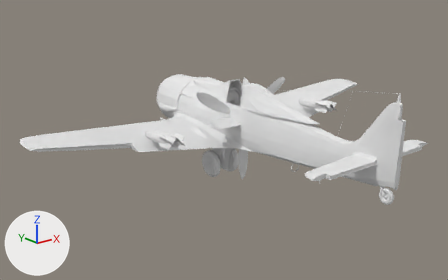
Before and after pictures for a commit that changed the Blender file blender/plane_center.blend.
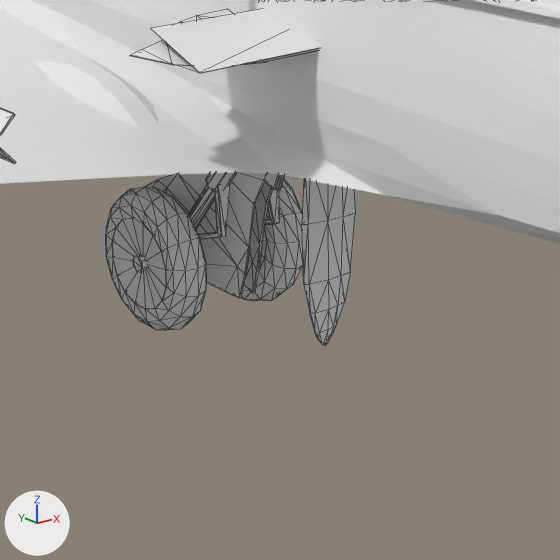
Each version appears first whole from a 50 mm camera at (-9.67, -11.27, 4.07) aimed at (-0.74, -0.11, -0.39), and next in a close-up on the part from 41% to 64% of the width and 41% to 78% of the height. Lighting does not change. The marker at lower left points along +X, +Y and +Z. The close-ups show mesh edges as thin lines.

In view in the first close-up: 'left_flap', 'left_wheel', 'main_block', 'propeller', 'righ_wheel', 'right_flap'.
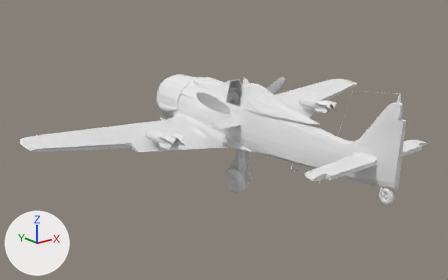
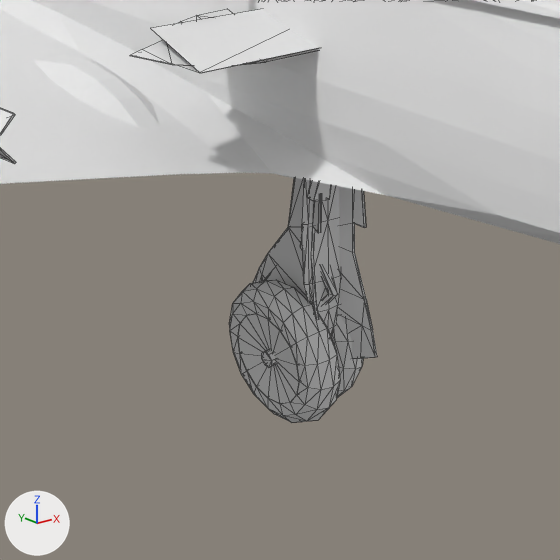
Commit message: wheels attached

Changed parts and their boxes [x1, y1, x2, y2] in the close-ups (560 x 560 px):
```json
{"object": "righ_wheel", "change": "moved, turned", "before": [106, 173, 280, 330], "after": [229, 181, 377, 423]}
{"object": "left_wheel", "change": "moved, turned", "before": [241, 175, 303, 301], "after": [253, 179, 364, 398]}
```

Scene script edits in JSON lines:
```json
{"op": "set", "path": "ob_left_wheel.location", "old": "(0.19, 0.69, -1.01)", "new": "(0.06, 0.21, -1.2)"}
{"op": "set", "path": "ob_left_wheel.rotation_euler", "old": "(1.571, 0.0, 0.0)", "new": "(1.134, 0.0942, 0.0)", "note": "degrees (90, 0, 0) -> degrees (65, 5.4, 0)"}
{"op": "set", "path": "ob_righ_wheel.location", "old": "(-0.19, 0.69, -1.01)", "new": "(-0.04, 0.13, -1.22)"}
{"op": "set", "path": "ob_righ_wheel.rotation_euler", "old": "(1.571, 0.0, 0.0)", "new": "(1.134, -0.0942, 0.0)", "note": "degrees (90, 0, 0) -> degrees (65, -5.4, 0)"}
```
